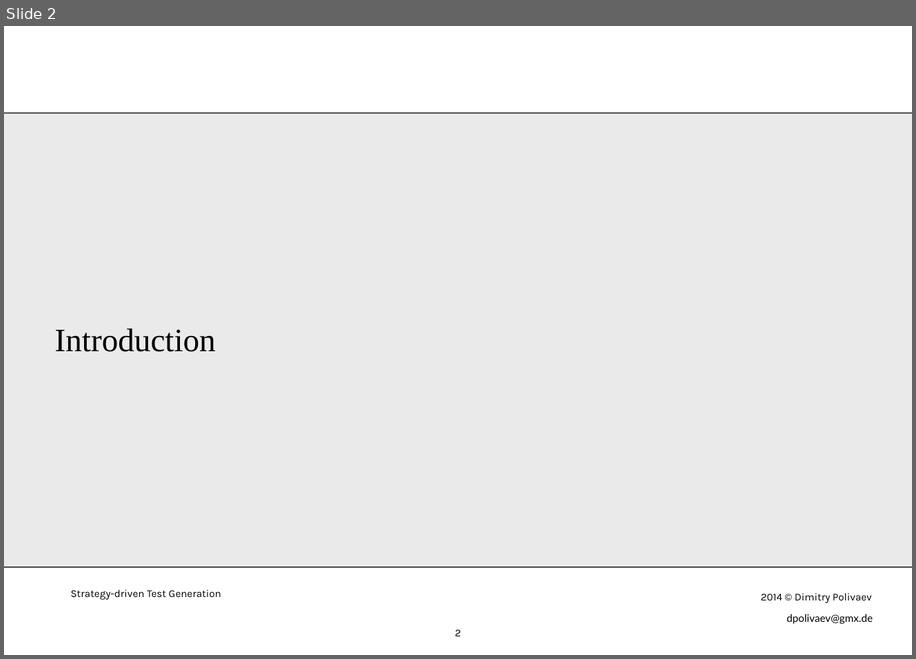
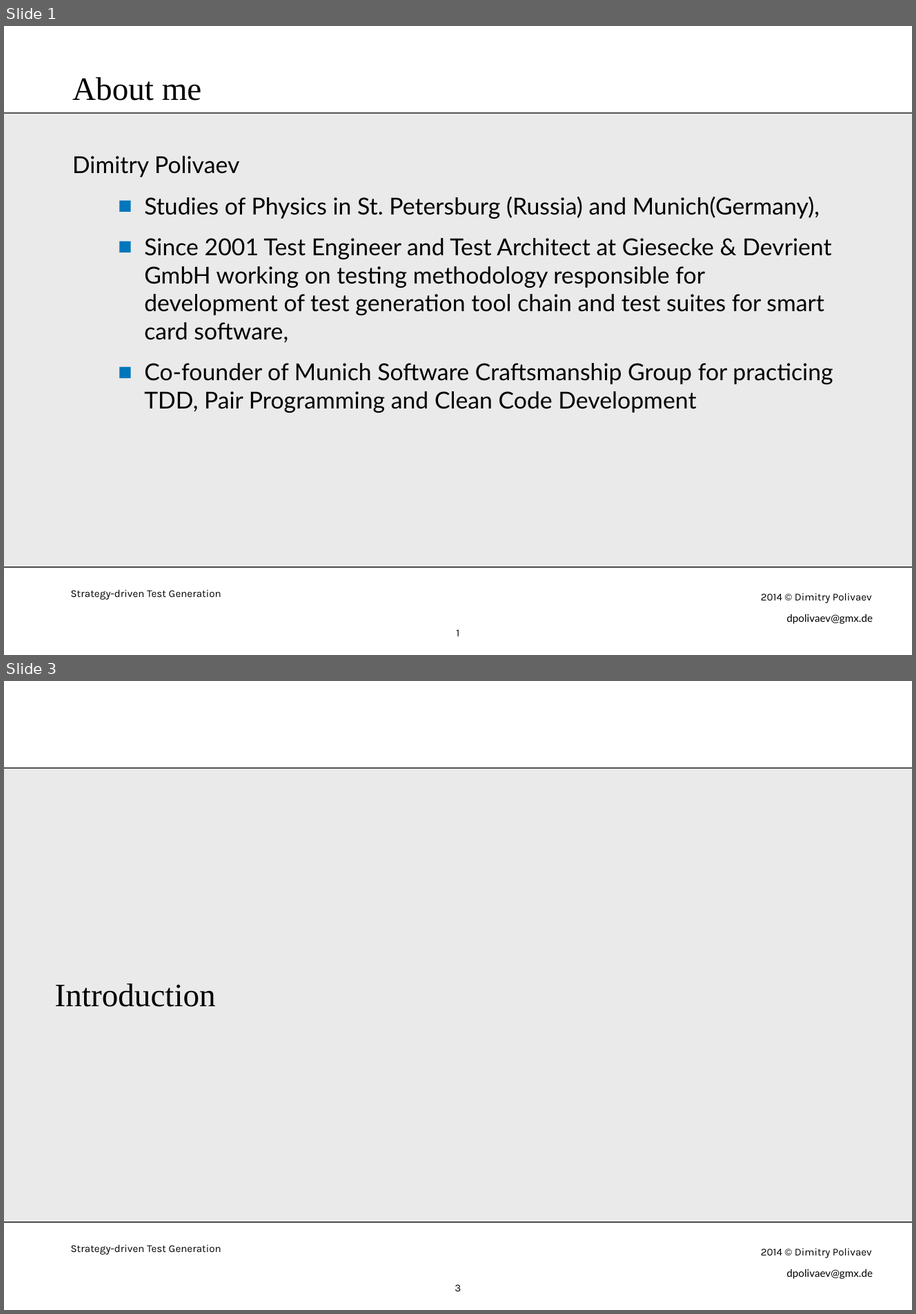
Before and after one commit to dpolivaev/test-generation, a slide deck: doc/StrategyDrivenTestGeneration.odp. Shown one above the other, each under a label of ours: slide 2 before the commit, slides 1 and 3 after it; the slides between them are not shown. The pictures are 916x659 and 916x1314 pixels, drawn with LibreOffice and Linux fonts; fonts in the diff are those of the drawing. Boxes give left, top, right and bottom in pixels: in the first picture for what was removed or moved away, otherwise in the second. Text is boxed around its words. In the diff, an @@ line names an element or a change of style, - is before the commit and + after.

```diff
--- a/doc/StrategyDrivenTestGeneration.odp
+++ b/doc/StrategyDrivenTestGeneration.odp
@@ slide 1 added at (4, 26, 912, 655), background #FFFFFF; not listed: 7 template elements that a slide beside it also shows @@
@@ title added at (72, 77, 202, 101), 28 pt, text #000000 @@
+About me
@@ text added at (72, 156, 833, 412), 20 pt, text #000000 @@
+Dimitry Polivaev
+  ■ Studies of Physics in St. Petersburg (Russia) and Munich(Germany),
+  ■ Since 2001 Test Engineer and Test Architect at Giesecke & Devrient GmbH working on testing methodology responsible for development of test generation tool chain and test suites for smart card software,
+  ■ Co-founder of Munich Software Craftsmanship Group for practicing TDD, Pair Programming and Clean Code Development
@@ what was slide 2 is now slide 3 @@
@@ page number at (455, 1284, 461, 1291): text changed @@
-2
+3
```
Also in this commit, not shown: 2 slides changed, 1 other file.
